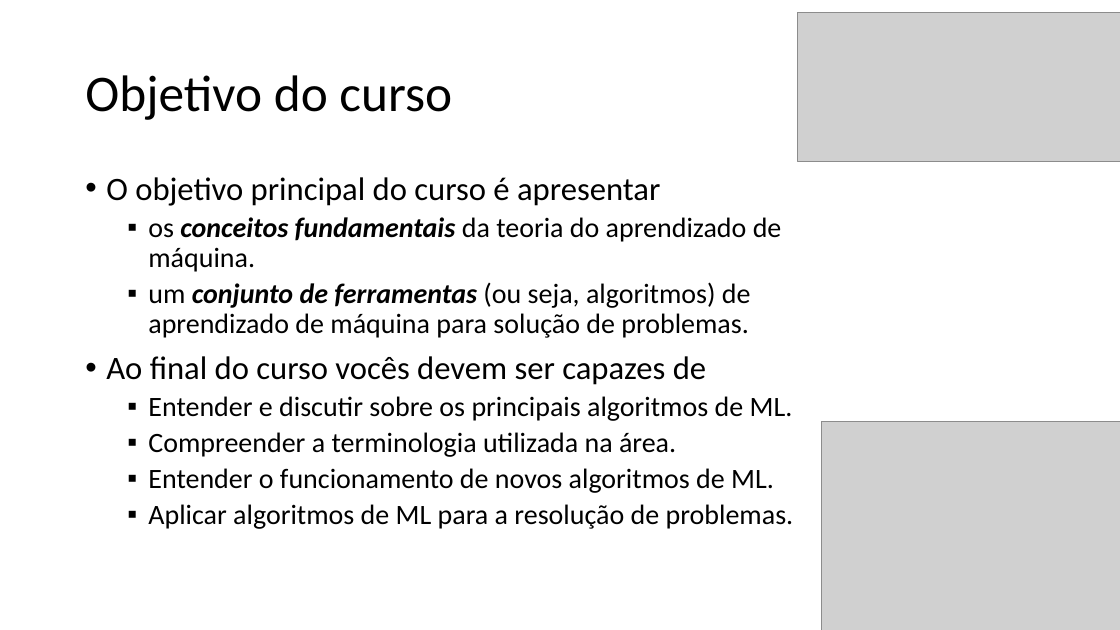
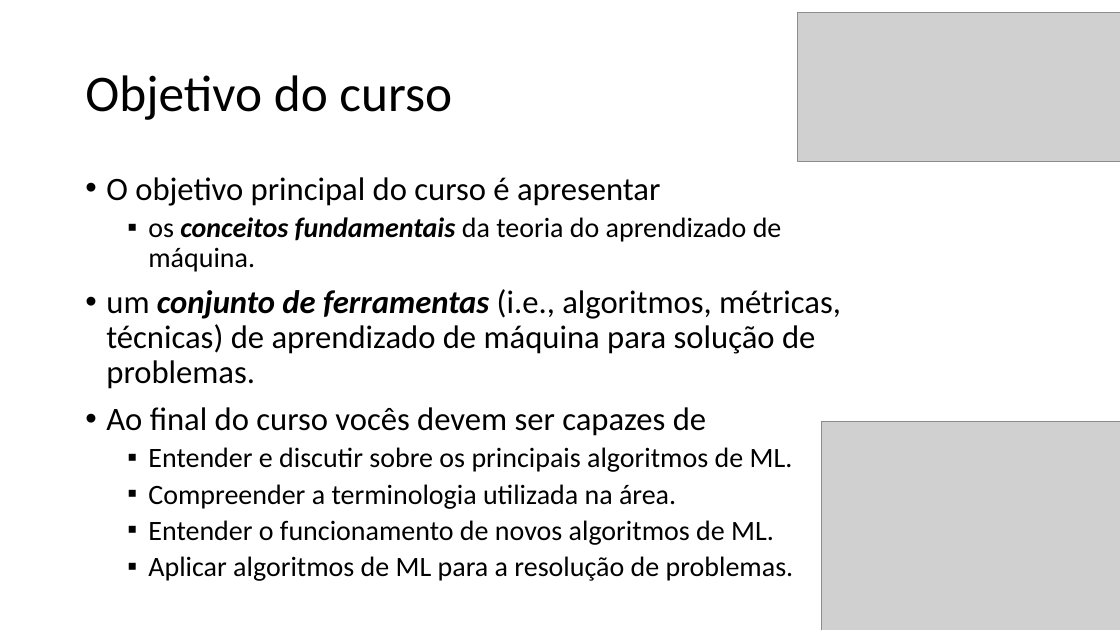
Before and after one commit to zz4fap/t320_aprendizado_de_maquina, a slide deck: slide 3 of slides/T320_Classificação (Parte I).pptx. Drawn at 1120x630 pixels with LibreOffice and Linux fonts; fonts in the diff are those of the drawing; grey boxes stand for pictures. Boxes give left, top, right and bottom in pixels: in the first picture for what was removed or moved away, otherwise in the second. Text is boxed around its words. In the diff, an @@ line names an element or a change of style, - is before the commit and + after.

Commit message:
update of slides

```diff
--- a/slides/T320_Classificação (Parte I).pptx
+++ b/slides/T320_Classificação (Parte I).pptx
@@ text at (106,289,841,389): text changed; size 24 to 28 pt @@
-  ▪ um conjunto de ferramentas (ou seja, algoritmos) de aprendizado de máquina para solução de problemas.
+• um conjunto de ferramentas (i.e., algoritmos, métricas, técnicas) de aprendizado de máquina para solução de problemas.
```
Also in this commit, not shown: 1 other slide changed, 1 other file.
